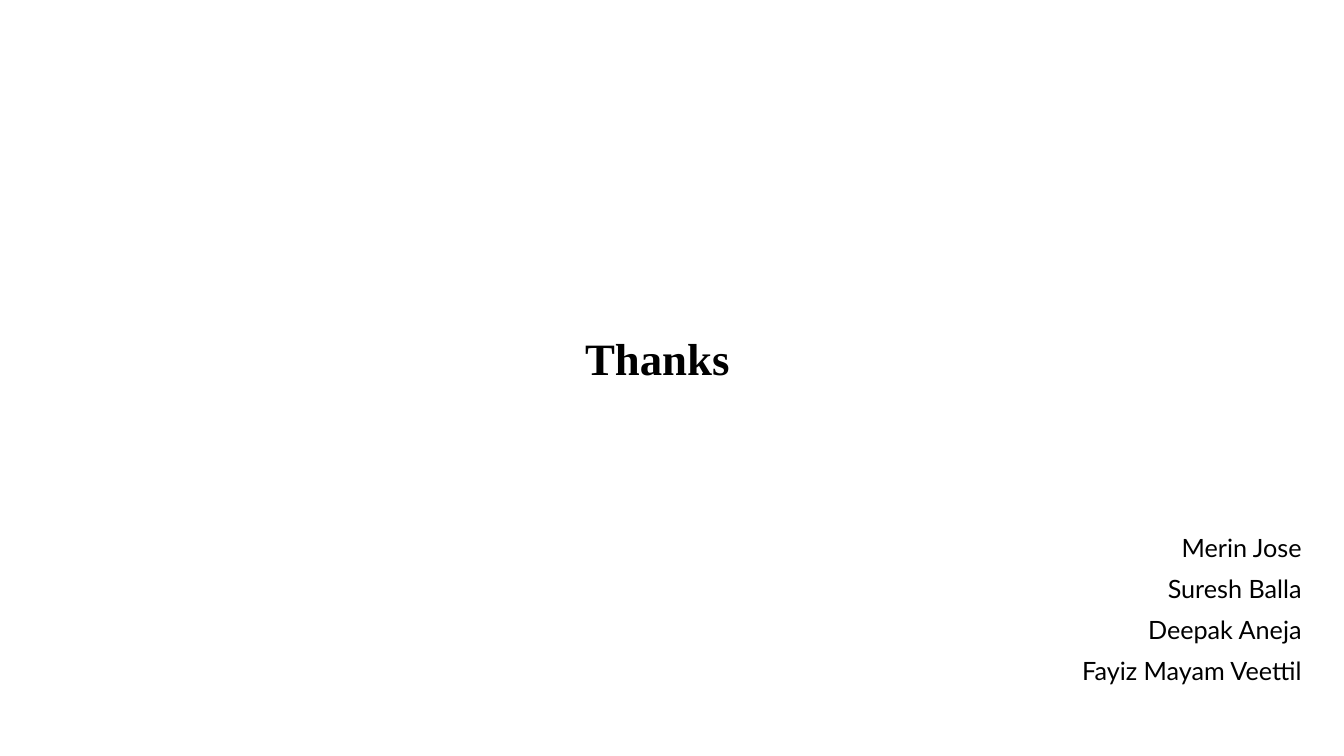
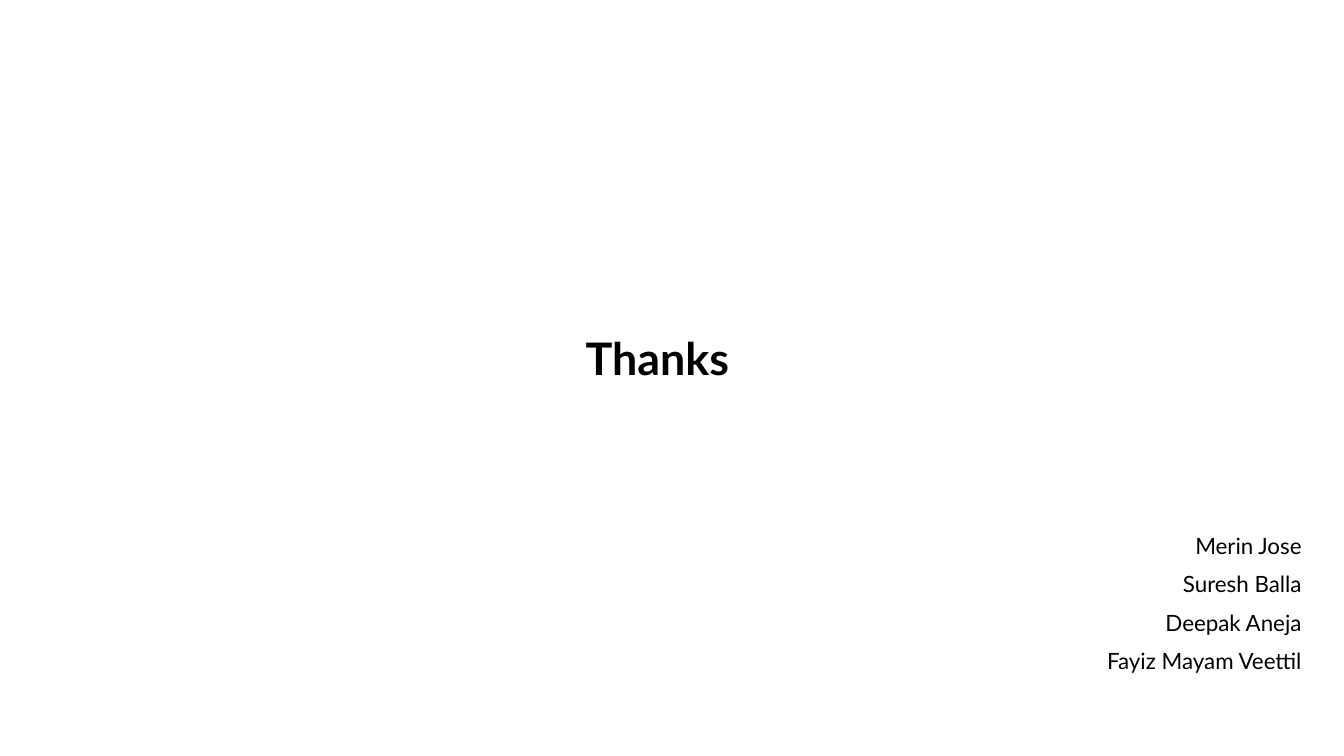
Before and after one commit to sureshballa/data-science-projects, a slide deck: slide 18 of Capstone Project/Ecommerce_Capstone_Project.pptx (slide 11 before the commit). Drawn at 1344x756 pixels with LibreOffice and Linux fonts; fonts in the diff are those of the drawing; background and template pictures are left out. Boxes give left, top, right and bottom in pixels: in the first picture for what was removed or moved away, otherwise in the second. Text is boxed around its words. In the diff, an @@ line names an element or a change of style, - is before the commit and + after.

```diff
--- a/Capstone Project/Ecommerce_Capstone_Project.pptx
+++ b/Capstone Project/Ecommerce_Capstone_Project.pptx
@@ title "Thanks" at (x1=586, y1=341, x2=729, y2=376): font Times New Roman to Lato @@
@@ subtitle "Merin Jose" at (x1=1107, y1=537, x2=1302, y2=673): size 18 to 16 pt @@
```
Also in this commit, not shown: 3 other slides changed, 8 slides added, 1 slide removed.
